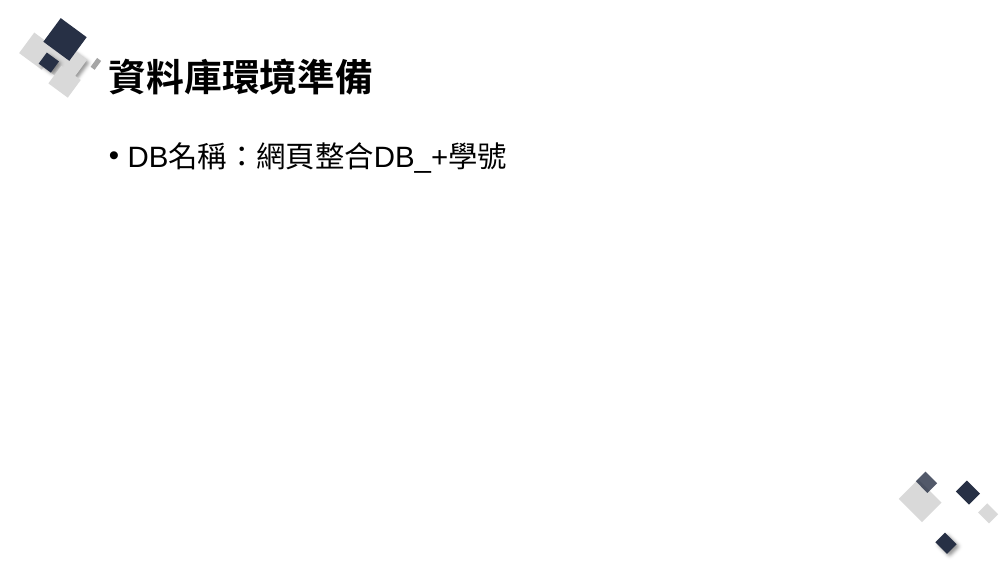
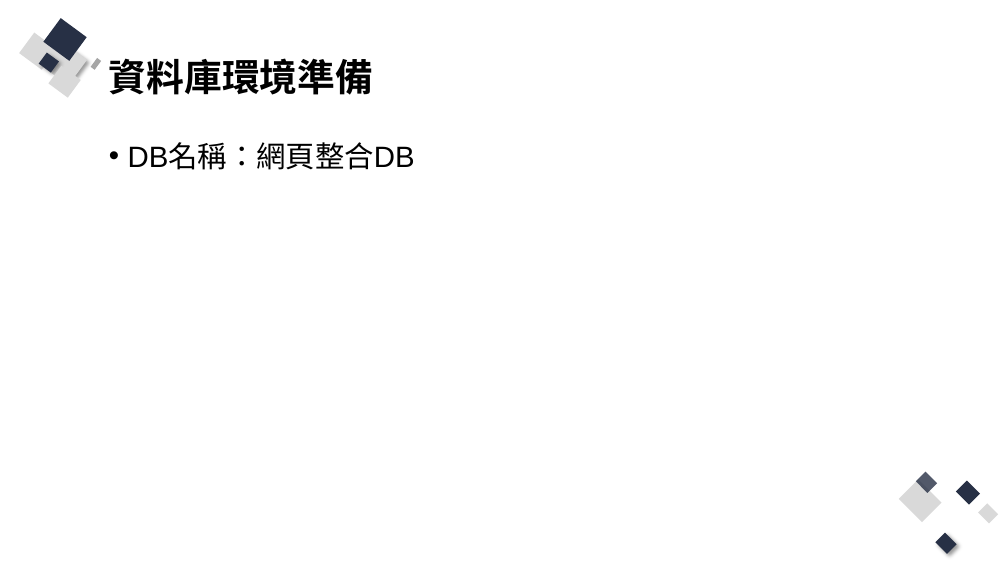
Before and after one commit to Q81JIAXIONG/-, a slide deck: slide 3 of 投影片/3.網站程式與資料庫溝通、互動.pptx. Drawn at 1008x567 pixels with LibreOffice and Linux fonts; fonts in the diff are those of the drawing. Boxes give left, top, right and bottom in pixels: in the first picture for what was removed or moved away, otherwise in the second. Text is boxed around its words. In the diff, an @@ line names an element or a change of style, - is before the commit and + after.

Commit message:
調整角色資料表名稱

```diff
--- a/投影片/3.網站程式與資料庫溝通、互動.pptx
+++ b/投影片/3.網站程式與資料庫溝通、互動.pptx
@@ text at (128,143,415,170): text changed @@
-• DB名稱：網頁整合DB_+學號
+• DB名稱：網頁整合DB
```
Also in this commit, not shown: 4 other slides changed, 2 other files.
